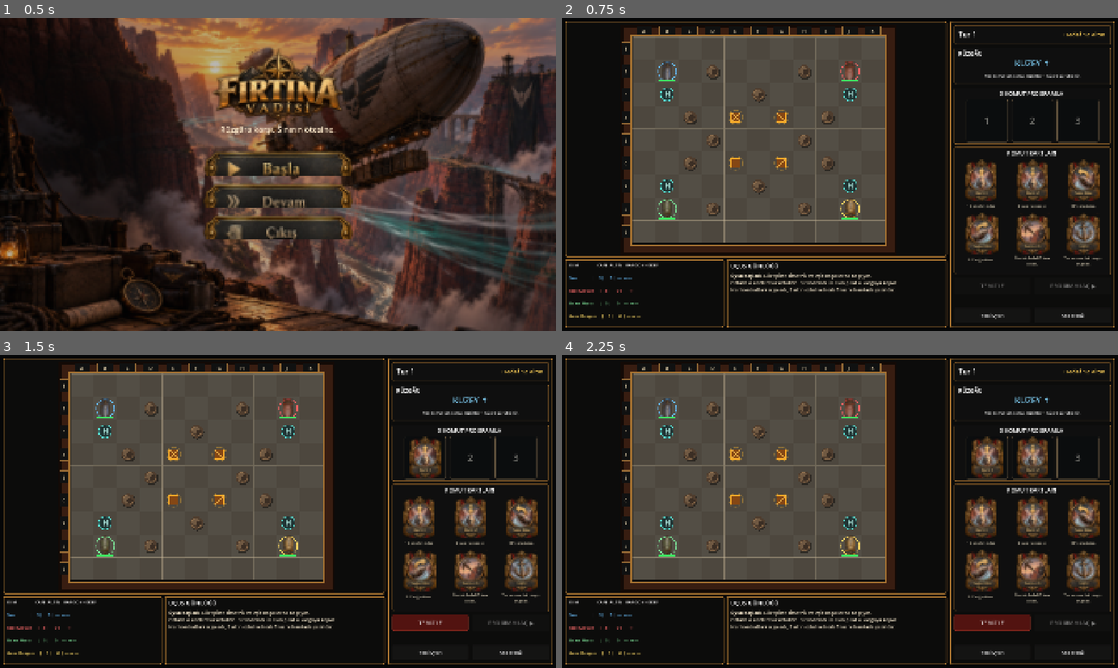
Above: before the commit, frames 1-4 (two rows, left to right).
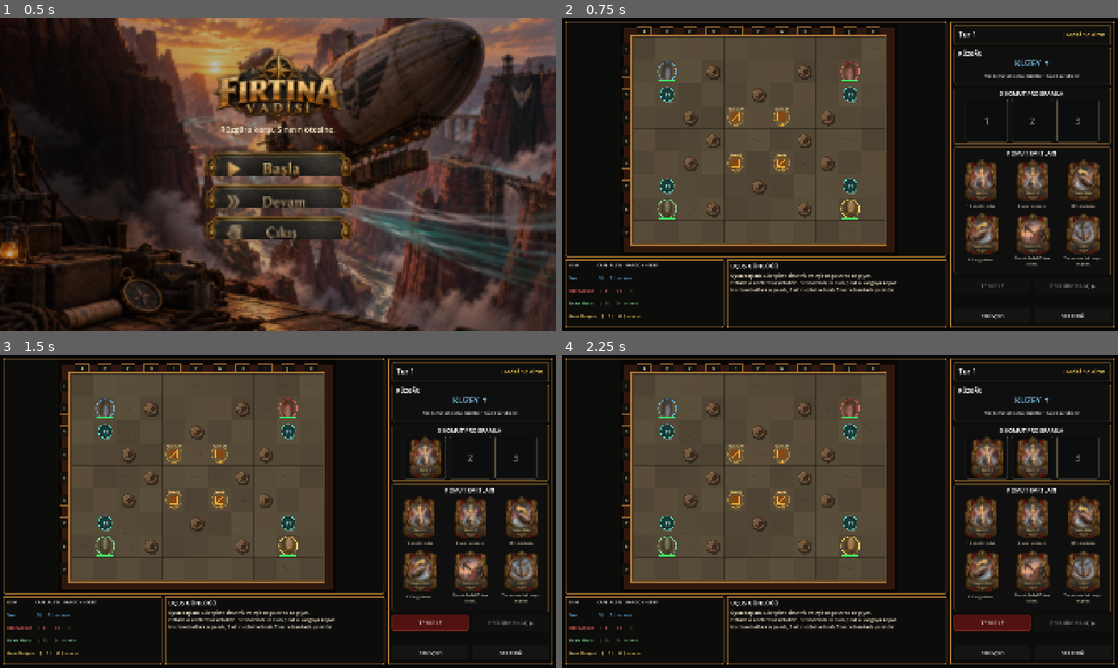
Above: after the commit, the same moments.

Repository: SerkanAydin06/Firtina-Vadisi
Game: Godot game, scene res://scenes/main.tscn
Two runs of this game, one before a commit and one after it. Both use one fixed random seed, a clock stepped at 60 frames per second and the inputs below.
Inputs (mouse positions are in pixels of both pictures, inside the frame that each line leads up to):
- Up to frame 1 (0.5 s): no input
- Up to frame 2 (0.75 s): click (840, 161) at 0.5 s
- Up to frame 3 (1.5 s): click (417, 517) at 1.25 s
- Up to frame 4 (2.25 s): click (1034, 517) at 2 s

Frame 1 is identical in both runs. In frame 2, 2.8% of the frame differs, in the area x 10-59%, y 2-73%; in frame 3, 2.8%; in frame 4, 2.8%.

Commit message:
Board tasarımını doğal kanyon görünümüne çevir

Diff:
--- a/scripts/board_topdown.gd
+++ b/scripts/board_topdown.gd
@@ -2,26 +2,29 @@
 extends "res://scripts/board.gd"
 
 @export var show_editor_preview: bool = true
+
+const PREVIEW_STARTS: Array[Vector2i] = [
+	Vector2i(1,1), Vector2i(9,1), Vector2i(1,7), Vector2i(9,7)
+]
+const PREVIEW_FACINGS: Array[int] = [2, 2, 0, 0]
 
 func _ready() -> void:
 	if Engine.is_editor_hint() and show_editor_preview:
 		grid_size = Vector2i(11, 9)
 		rocks = [
-			Vector2i(4,1), Vector2i(5,1), Vector2i(7,1),
-			Vector2i(2,2), Vector2i(7,2), Vector2i(8,2),
-			Vector2i(2,3), Vector2i(5,3), Vector2i(8,3),
-			Vector2i(4,4), Vector2i(8,4), Vector2i(1,5),
-			Vector2i(4,5), Vector2i(6,5), Vector2i(1,6),
-			Vector2i(6,6), Vector2i(9,6), Vector2i(3,7),
-			Vector2i(4,7), Vector2i(9,7)
+			Vector2i(3,1), Vector2i(7,1), Vector2i(3,7), Vector2i(7,7),
+			Vector2i(2,3), Vector2i(8,3), Vector2i(2,5), Vector2i(8,5),
+			Vector2i(5,2), Vector2i(5,6), Vector2i(3,4), Vector2i(7,4)
 		]
 		pickup_cells = {
-			Vector2i(0,4): {"name":"Kaçak Baharat", "dest":Vector2i(10,4), "value":4},
-			Vector2i(5,8): {"name":"Fırtına Kristali", "dest":Vector2i(5,0), "value":5}
+			Vector2i(4,3): {"name":"Kaçak Baharat", "short":"Baharat", "dest":Vector2i(9,6), "value":5},
+			Vector2i(6,3): {"name":"Fırtına Kristali", "short":"Kristal", "dest":Vector2i(1,6), "value":5},
+			Vector2i(4,5): {"name":"Silah Sandığı", "short":"Silah", "dest":Vector2i(9,2), "value":5},
+			Vector2i(6,5): {"name":"Kaçak İlaç", "short":"İlaç", "dest":Vector2i(1,2), "value":5}
 		}
 		delivery_cells = {
-			Vector2i(10,4): "Doğu İskele",
-			Vector2i(5,0): "Kuzey Kulesi"
+			Vector2i(9,6): "D1", Vector2i(1,6): "D2",
+			Vector2i(9,2): "D3", Vector2i(1,2): "D4"
 		}
 		call_deferred("fit_board")
 		queue_redraw()
@@ -67,63 +70,121 @@
 	var board_rect: Rect2 = Rect2(grid_origin, grid_pixels)
 	var surround: Rect2 = board_rect.grow(34.0)
 
-	draw_rect(surround.grow(10.0), Color(0.075, 0.040, 0.025, 1.0), true)
-	draw_rect(surround, Color(0.22, 0.115, 0.068, 1.0), true)
-	draw_rect(board_rect.grow(6.0), Color(0.055, 0.052, 0.048, 1.0), true)
-	draw_rect(board_rect.grow(6.0), Color(0.68, 0.47, 0.20, 0.95), false, 3.0)
-
+	# Kanyon çerçevesi: satranç tahtası yerine tek parça doğal arena hissi.
+	draw_rect(surround.grow(12.0), Color(0.035, 0.026, 0.020, 1.0), true)
+	draw_rect(surround, Color(0.18, 0.095, 0.055, 1.0), true)
+	draw_rect(board_rect.grow(7.0), Color(0.37, 0.28, 0.19, 1.0), true)
+	draw_rect(board_rect.grow(7.0), Color(0.73, 0.49, 0.20, 0.92), false, 3.0)
+
+	# Hücreler aynı zemin ailesinde; yalnızca çok hafif doğal ton farkları var.
 	for y in range(grid_size.y):
 		for x in range(grid_size.x):
 			var cell: Vector2i = Vector2i(x, y)
 			var rect: Rect2 = Rect2(cell_to_pixel(cell), Vector2(cell_size, cell_size))
-			var base_value: float = 0.27 if (x + y) % 2 == 0 else 0.245
-			draw_rect(rect, Color(base_value + 0.055, base_value + 0.035, base_value, 1.0), true)
-			draw_rect(rect, Color(0.78, 0.71, 0.59, 0.26), false, 1.2)
-			draw_rect(rect.grow(-5.0), Color(0.09, 0.08, 0.07, 0.10), false, 1.0)
-
+			var variation_seed: int = (x * 17 + y * 31 + x * y * 3) % 9
+			var variation: float = (float(variation_seed) - 4.0) * 0.006
+			var floor_color: Color = Color(0.33 + variation, 0.285 + variation, 0.215 + variation * 0.7, 1.0)
+			draw_rect(rect, floor_color, true)
+			_draw_floor_detail(rect, x, y)
+
+	# Grid artık rehber; baskın görsel değil.
+	for y in range(grid_size.y + 1):
+		var y_pos: float = grid_origin.y + float(y) * cell_size
+		draw_line(Vector2(grid_origin.x, y_pos), Vector2(grid_origin.x + grid_pixels.x, y_pos), Color(0.09, 0.075, 0.055, 0.42), 1.0)
+	for x in range(grid_size.x + 1):
+		var x_pos: float = grid_origin.x + float(x) * cell_size
+		draw_line(Vector2(x_pos, grid_origin.y), Vector2(x_pos, grid_origin.y + grid_pixels.y), Color(0.09, 0.075, 0.055, 0.42), 1.0)
+
+	_draw_coordinate_plates()
+	_draw_start_pads()
+
+	for rock in rocks:
+		_draw_rock(rock)
+
+	for cell in pickup_cells:
+		_draw_contract(cell, pickup_cells[cell])
+
+	for cell in delivery_cells:
+		_draw_delivery(cell, str(delivery_cells[cell]))
+
+	if Engine.is_editor_hint() and show_editor_preview:
+		_draw_preview_ship(PREVIEW_STARTS[0], 1, PREVIEW_FACINGS[0], Color(0.32,0.72,1.0))
+		_draw_preview_ship(PREVIEW_STARTS[1], 2, PREVIEW_FACINGS[1], Color(0.95,0.30,0.30))
+		_draw_preview_ship(PREVIEW_STARTS[2], 3, PREVIEW_FACINGS[2], Color(0.42,0.90,0.55))
+		_draw_preview_ship(PREVIEW_STARTS[3], 4, PREVIEW_FACINGS[3], Color(0.98,0.82,0.30))
+
+func _draw_floor_detail(rect: Rect2, x: int, y: int) -> void:
+	var seed_value: int = (x * 43 + y * 67 + x * y * 11) % 100
+	var center: Vector2 = rect.position + rect.size * 0.5
+	if seed_value % 3 == 0:
+		var p1: Vector2 = center + Vector2(-cell_size * 0.22, -cell_size * 0.08)
+		var p2: Vector2 = center + Vector2(cell_size * 0.03, cell_size * 0.04)
+		var p3: Vector2 = center + Vector2(cell_size * 0.20, -cell_size * 0.02)
+		draw_polyline(PackedVector2Array([p1, p2, p3]), Color(0.16, 0.12, 0.085, 0.28), 1.2)
+	if seed_value % 4 == 0:
+		draw_circle(center + Vector2(cell_size * 0.20, cell_size * 0.18), cell_size * 0.025, Color(0.55, 0.39, 0.19, 0.32))
+	if seed_value % 5 == 0:
+		draw_line(rect.position + Vector2(8.0, rect.size.y - 10.0), rect.position + Vector2(22.0, rect.size.y - 16.0), Color(0.65,0.49,0.27,0.20), 1.0)
+
+func _draw_coordinate_plates() -> void:
 	for x in range(grid_size.x):
 		var cx: float = grid_origin.x + (float(x) + 0.5) * cell_size
-		var plate: Rect2 = Rect2(cx - cell_size * 0.34, grid_origin.y - 36.0, cell_size * 0.68, 29.0)
-		draw_rect(plate, Color(0.065, 0.066, 0.066, 1.0), true)
-		draw_rect(plate, Color(0.62, 0.44, 0.22, 0.9), false, 1.5)
-		draw_string(ThemeDB.fallback_font, plate.position + Vector2(plate.size.x * 0.37, 21.0), String.chr(65 + x), HORIZONTAL_ALIGNMENT_LEFT, -1.0, 17, Color(0.96, 0.88, 0.72))
+		var plate: Rect2 = Rect2(cx - cell_size * 0.30, grid_origin.y - 34.0, cell_size * 0.60, 27.0)
+		draw_rect(plate, Color(0.075, 0.065, 0.052, 1.0), true)
+		draw_rect(plate, Color(0.62, 0.42, 0.19, 0.85), false, 1.5)
+		draw_string(ThemeDB.fallback_font, plate.position + Vector2(plate.size.x * 0.37, 20.0), String.chr(65 + x), HORIZONTAL_ALIGNMENT_LEFT, -1.0, 16, Color(0.96, 0.88, 0.72))
 	for y in range(grid_size.y):
 		var cy: float = grid_origin.y + (float(y) + 0.5) * cell_size
-		var side_plate: Rect2 = Rect2(grid_origin.x - 39.0, cy - cell_size * 0.28, 30.0, cell_size * 0.56)
-		draw_rect(side_plate, Color(0.065, 0.066, 0.066, 1.0), true)
-		draw_rect(side_plate, Color(0.62, 0.44, 0.22, 0.9), false, 1.5)
-		draw_string(ThemeDB.fallback_font, side_plate.position + Vector2(10.0, side_plate.size.y * 0.66), str(y + 1), HORIZONTAL_ALIGNMENT_LEFT, -1.0, 16, Color(0.96, 0.88, 0.72))
-
-	for rock in rocks:
-		var center: Vector2 = cell_to_pixel(rock) + Vector2.ONE * cell_size * 0.5
-		var radius: float = cell_size * 0.28
-		draw_circle(center + Vector2(2.0, 4.0), radius * 1.05, Color(0.04, 0.03, 0.025, 0.50))
-		draw_circle(center, radius, Color(0.31, 0.24, 0.18, 1.0))
-		draw_circle(center - Vector2(radius * 0.18, radius * 0.18), radius * 0.60, Color(0.44, 0.35, 0.26, 1.0))
-		draw_circle(center + Vector2(radius * 0.28, radius * 0.10), radius * 0.43, Color(0.23, 0.18, 0.14, 1.0))
-		draw_arc(center, radius * 0.78, 0.2, 4.8, 18, Color(0.65, 0.50, 0.34, 0.55), 2.0, true)
-
-	for cell in pickup_cells:
+		var side_plate: Rect2 = Rect2(grid_origin.x - 37.0, cy - cell_size * 0.25, 28.0, cell_size * 0.50)
+		draw_rect(side_plate, Color(0.075, 0.065, 0.052, 1.0), true)
+		draw_rect(side_plate, Color(0.62, 0.42, 0.19, 0.85), false, 1.5)
+		draw_string(ThemeDB.fallback_font, side_plate.position + Vector2(9.0, side_plate.size.y * 0.67), str(y + 1), HORIZONTAL_ALIGNMENT_LEFT, -1.0, 15, Color(0.96, 0.88, 0.72))
+
+func _draw_start_pads() -> void:
+	for i in range(PREVIEW_STARTS.size()):
+		var cell: Vector2i = PREVIEW_STARTS[i]
 		var center: Vector2 = cell_to_pixel(cell) + Vector2.ONE * cell_size * 0.5
-		var half: float = cell_size * 0.20
-		var crate: Rect2 = Rect2(center - Vector2.ONE * half, Vector2.ONE * half * 2.0)
-		draw_rect(crate, Color(0.52, 0.28, 0.08, 1.0), true)
-		draw_rect(crate, Color(1.0, 0.69, 0.16, 0.95), false, 3.0)
-		draw_line(crate.position, crate.end, Color(0.95, 0.72, 0.30, 0.8), 2.0)
-		draw_line(Vector2(crate.end.x, crate.position.y), Vector2(crate.position.x, crate.end.y), Color(0.95, 0.72, 0.30, 0.8), 2.0)
-		draw_arc(center, cell_size * 0.31, 0.0, TAU, 24, Color(1.0, 0.72, 0.18, 0.36), 2.0, true)
-
-	for cell in delivery_cells:
-		var center: Vector2 = cell_to_pixel(cell) + Vector2.ONE * cell_size * 0.5
-		draw_circle(center, cell_size * 0.29, Color(0.07, 0.18, 0.19, 0.76))
-		draw_arc(center, cell_size * 0.29, 0.0, TAU, 24, Color(0.36, 0.92, 0.87, 0.95), 3.0, true)
-		draw_string(ThemeDB.fallback_font, center + Vector2(-cell_size * 0.11, cell_size * 0.12), "H", HORIZONTAL_ALIGNMENT_LEFT, -1.0, int(cell_size * 0.34), Color(0.75, 1.0, 0.96))
-
-	if Engine.is_editor_hint() and show_editor_preview:
-		_draw_preview_ship(Vector2i(1,4), 1, 1, Color(0.32,0.72,1.0))
-		_draw_preview_ship(Vector2i(9,4), 2, 3, Color(0.95,0.30,0.30))
-		_draw_preview_ship(Vector2i(5,7), 3, 0, Color(0.42,0.90,0.55))
-		_draw_preview_ship(Vector2i(5,2), 4, 2, Color(0.98,0.82,0.30))
+		draw_arc(center, cell_size * 0.34, 0.0, TAU, 28, Color(0.76, 0.58, 0.27, 0.26), 2.0, true)
+		draw_string(ThemeDB.fallback_font, center + Vector2(-9.0, cell_size * 0.32), "P%d" % (i + 1), HORIZONTAL_ALIGNMENT_LEFT, -1.0, 11, Color(0.90,0.76,0.48,0.55))
+
+func _draw_rock(cell: Vector2i) -> void:
+	var center: Vector2 = cell_to_pixel(cell) + Vector2.ONE * cell_size * 0.5
+	var radius: float = cell_size * 0.28
+	draw_circle(center + Vector2(3.0, 5.0), radius * 1.10, Color(0.04, 0.03, 0.025, 0.48))
+	draw_circle(center, radius, Color(0.30, 0.22, 0.16, 1.0))
+	draw_circle(center - Vector2(radius * 0.20, radius * 0.20), radius * 0.62, Color(0.46, 0.35, 0.24, 1.0))
+	draw_circle(center + Vector2(radius * 0.30, radius * 0.10), radius * 0.42, Color(0.21, 0.16, 0.12, 1.0))
+	draw_arc(center, radius * 0.80, 0.25, 4.9, 18, Color(0.68, 0.50, 0.31, 0.50), 2.0, true)
+
+func _draw_contract(cell: Vector2i, contract_value: Variant) -> void:
+	if not (contract_value is Dictionary):
+		return
+	var contract: Dictionary = contract_value
+	var center: Vector2 = cell_to_pixel(cell) + Vector2.ONE * cell_size * 0.5
+	var half: float = cell_size * 0.17
+	var crate: Rect2 = Rect2(center - Vector2.ONE * half, Vector2.ONE * half * 2.0)
+	draw_circle(center, cell_size * 0.37, Color(0.95, 0.58, 0.08, 0.13))
+	draw_arc(center, cell_size * 0.35, 0.0, TAU, 24, Color(1.0, 0.70, 0.18, 0.55), 2.0, true)
+	draw_rect(crate, Color(0.52, 0.28, 0.08, 1.0), true)
+	draw_rect(crate, Color(1.0, 0.70, 0.17, 0.96), false, 2.5)
+	draw_line(crate.position, crate.end, Color(0.94, 0.72, 0.31, 0.75), 1.8)
+	draw_line(Vector2(crate.end.x, crate.position.y), Vector2(crate.position.x, crate.end.y), Color(0.94, 0.72, 0.31, 0.75), 1.8)
+
+	var short_name: String = str(contract.get("short", contract.get("name", "Kargo")))
+	var value: int = int(contract.get("value", 0))
+	var dest: Vector2i = Vector2i(contract.get("dest", cell))
+	var info: String = "%s  %dA" % [short_name, value]
+	var route: String = "→ %s" % _cell_name(dest)
+	draw_string(ThemeDB.fallback_font, center + Vector2(-cell_size * 0.42, -cell_size * 0.31), info, HORIZONTAL_ALIGNMENT_CENTER, cell_size * 0.84, 10, Color(1.0, 0.90, 0.64))
+	draw_string(ThemeDB.fallback_font, center + Vector2(-cell_size * 0.30, cell_size * 0.38), route, HORIZONTAL_ALIGNMENT_CENTER, cell_size * 0.60, 11, Color(1.0, 0.77, 0.28))
+
+func _draw_delivery(cell: Vector2i, label_text: String) -> void:
+	var center: Vector2 = cell_to_pixel(cell) + Vector2.ONE * cell_size * 0.5
+	draw_circle(center, cell_size * 0.30, Color(0.045, 0.16, 0.17, 0.76))
+	draw_arc(center, cell_size * 0.30, 0.0, TAU, 24, Color(0.34, 0.94, 0.88, 0.95), 3.0, true)
+	draw_circle(center, cell_size * 0.20, Color(0.08, 0.25, 0.25, 0.72))
+	draw_string(ThemeDB.fallback_font, center + Vector2(-cell_size * 0.11, cell_size * 0.11), "H", HORIZONTAL_ALIGNMENT_LEFT, -1.0, int(cell_size * 0.30), Color(0.78, 1.0, 0.96))
+	draw_string(ThemeDB.fallback_font, center + Vector2(-cell_size * 0.20, cell_size * 0.39), label_text, HORIZONTAL_ALIGNMENT_CENTER, cell_size * 0.40, 10, Color(0.57, 0.95, 0.90, 0.80))
 
 func _draw_preview_ship(cell: Vector2i, ship_id: int, ship_facing: int, ring_color: Color) -> void:
 	var texture: Texture2D = AirshipToken.SHIP_TEXTURES.get(ship_id, null)
@@ -138,3 +199,6 @@
 	draw_set_transform(center, deg_to_rad(float(ship_facing) * 90.0), Vector2.ONE)
 	draw_texture_rect(texture, Rect2(-target_size * 0.5, target_size), false)
 	draw_set_transform(Vector2.ZERO, 0.0, Vector2.ONE)
+
+func _cell_name(cell: Vector2i) -> String:
+	return "%s%d" % [String.chr(65 + cell.x), cell.y + 1]
